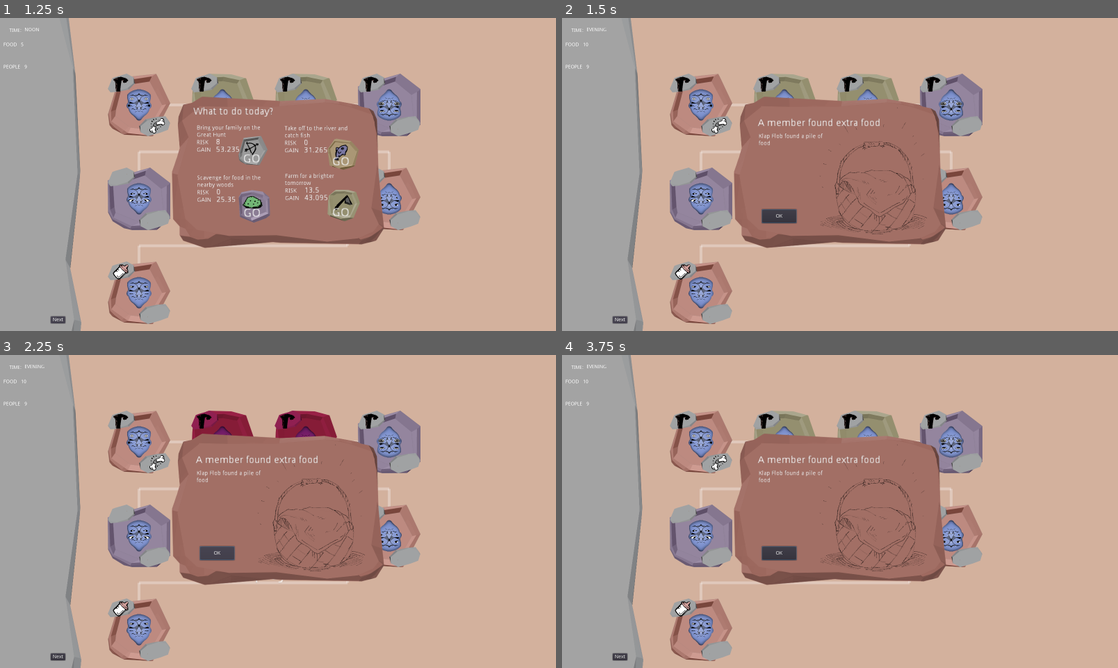
Above: before the commit, frames 1-4 (two rows, left to right).
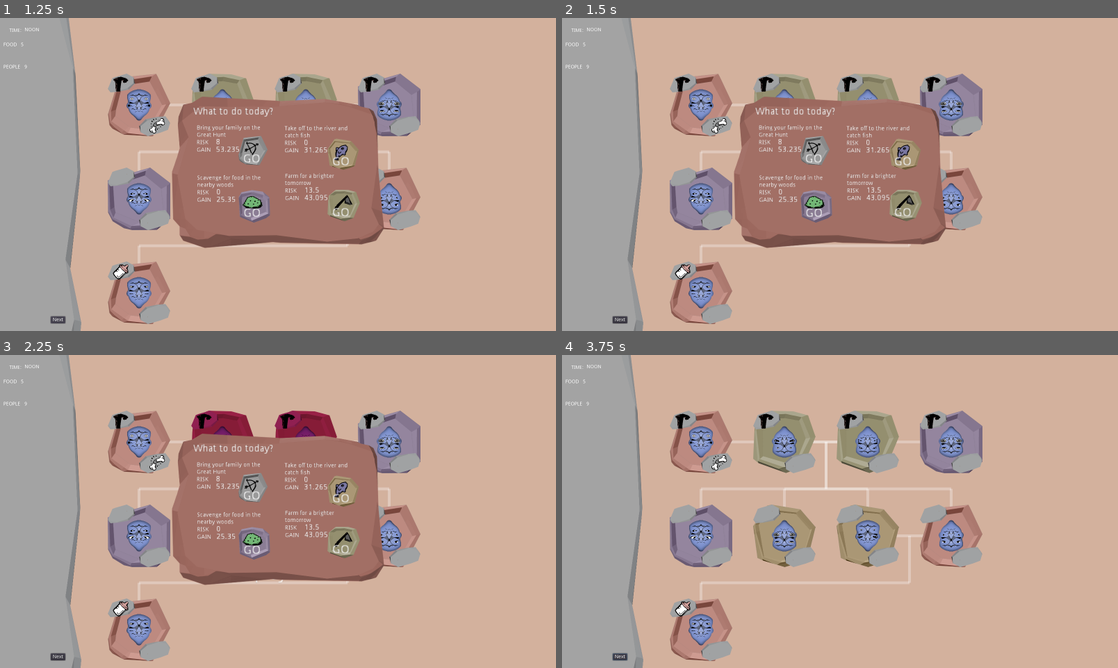
Above: after the commit, the same moments.

Repository: pmoco/GGJ23-FlipFlop_Gene
Game: Godot game, scene res://scenes/test.tscn
The game is run twice, just before and just after one commit, with the same random seed, the same clock (stepped at 60 frames per second) and the same inputs.
Inputs (mouse positions are in pixels of both pictures, inside the frame that each line leads up to):
- Up to frame 1 (1.25 s): click "Next" at 0.5 s
- Up to frame 2 (1.5 s): click "Next" at 1.25 s
- Up to frame 3 (2.25 s): click (216, 552) at 2 s, where only the run before the commit has a clickable "OK"
- Up to frame 4 (3.75 s): click (778, 552) at 2.75 s, where only the run before the commit has a clickable "OK"; click (817, 486) at 3.5 s, where only the run after the commit has a clickable "GO"

Frame 1 is identical in both runs. In frame 2, 3.5% of the frame differs, in the area x 3-66%, y 3-70%; in frame 3, 3.5%; in frame 4, 16%, in the area x 3-69%, y 3-98%.

Commit message:
Set TaskWindow exclusive. Add window open and input behavior (WIP)

Diff:
--- a/scenes/TaskWindow.gd
+++ b/scenes/TaskWindow.gd
@@ -1,6 +1,9 @@
 extends Popup
 
 #signal update(tittle, description)
+
+func _init():
+	popup_exclusive = true
 
 # Declare member variables here. Examples:
 # var a = 2
--- a/scripts/SceneManager.gd
+++ b/scripts/SceneManager.gd
@@ -117,25 +117,25 @@
 	risk = float(find_node("ScavRisk").text)
 	gain = float(find_node("ScavGain").text)
 	action = "SCAV"
-	WindowOpened =false
+	set_window_open(false)
 
 func _on_HuntButton_pressed():
 	risk = float(find_node("HuntRisk").text)
 	gain = float(find_node("HuntGain").text)
 	action = "HUNT"
-	WindowOpened =false
+	set_window_open(false)
 
 func _on_FarmButton_pressed():
 	risk = float(find_node("FarmRisk").text)
 	gain = float(find_node("FarmGain").text)
 	action = "FARM"
-	WindowOpened =false
+	set_window_open(false)
 
 func _on_FishButton_pressed():
 	risk = float(find_node("FishRisk").text)
 	gain = float(find_node("FishGain").text)
 	action = "FISH"
-	WindowOpened =false
+	set_window_open(false)
 
 
 func calc_efficiency ():
@@ -164,3 +164,7 @@
 
 			efficiency= efficiency +base_eff
 	return efficiency
+
+func set_window_open(is_open: bool) ->void:
+	WindowOpened = is_open
+#	graph_holder.is_input_disabled = is_open
--- a/scripts/states/Morning.gd
+++ b/scripts/states/Morning.gd
@@ -24,6 +24,7 @@
 		var eventWindow = scene.EventWindow
 		eventWindow.open(event.title , event.text, event.photoPath, scene)
 
+	scene.set_window_open(true)
 	# 	var event = scene.eventManager.GetNightEvent()
 	#  	event.show()
 	#	event.run(scene)
--- a/scripts/states/Noon.gd
+++ b/scripts/states/Noon.gd
@@ -31,8 +31,8 @@
 	var FarmGain = generateTaskGain(eficiency,FISH_Mod)
 
 	_scene.TaskWindow.open(_scene,HuntRisk,HuntGain,ScavRisk,ScavGain,FarmRisk,FarmGain,FishRisk,FishGain)
-	_scene.WindowOpened =true
 
+	_scene.set_window_open(true)
 
 
 
